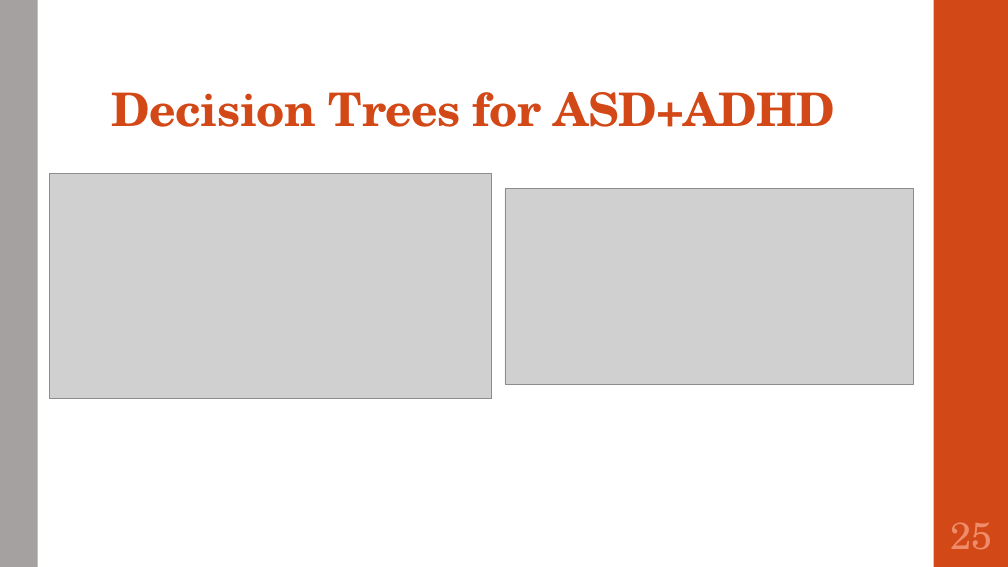
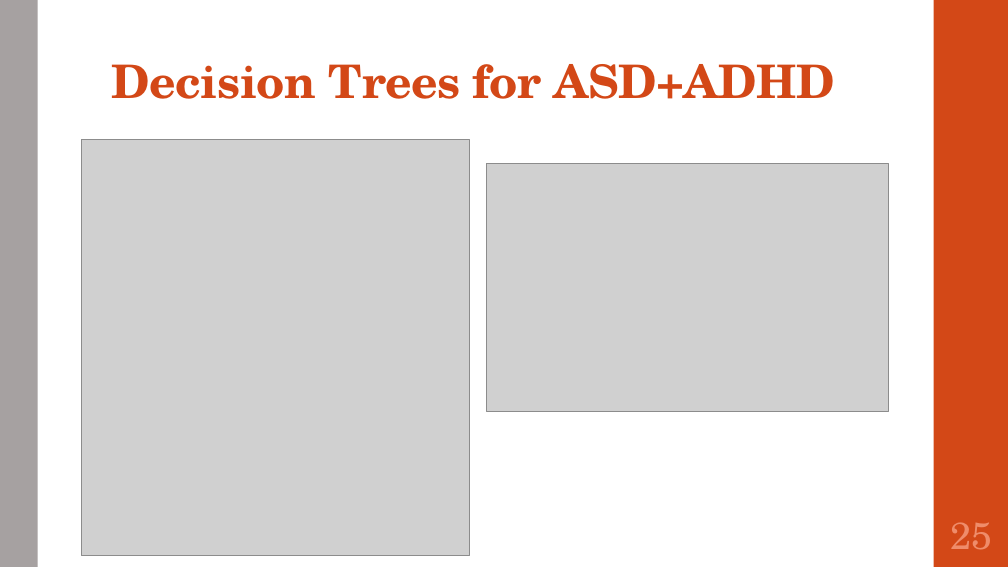
Before and after one commit to SirichandanaSambatur/CADDC, a slide deck: slide 25 of FinalReport.pptx. Drawn at 1008x567 pixels with LibreOffice and Linux fonts; fonts in the diff are those of the drawing; grey boxes stand for pictures. Boxes give left, top, right and bottom in pixels: in the first picture for what was removed or moved away, otherwise in the second. Text is boxed around its words. In the diff, an @@ line names an element or a change of style, - is before the commit and + after.

```diff
--- a/FinalReport.pptx
+++ b/FinalReport.pptx
@@ title "Decision Trees for ASD+ADHD": place and size @@
-title "Decision Trees for ASD+ADHD" at [112,92,835,127]
+title "Decision Trees for ASD+ADHD" at [112,64,835,99]
@@ picture: place and size @@
-picture at [49,174,492,399]
+picture at [81,140,470,556]
@@ picture: place and size @@
-picture at [505,188,913,384]
+picture at [487,163,889,411]
```
Also in this commit, not shown: 6 other slides changed.
